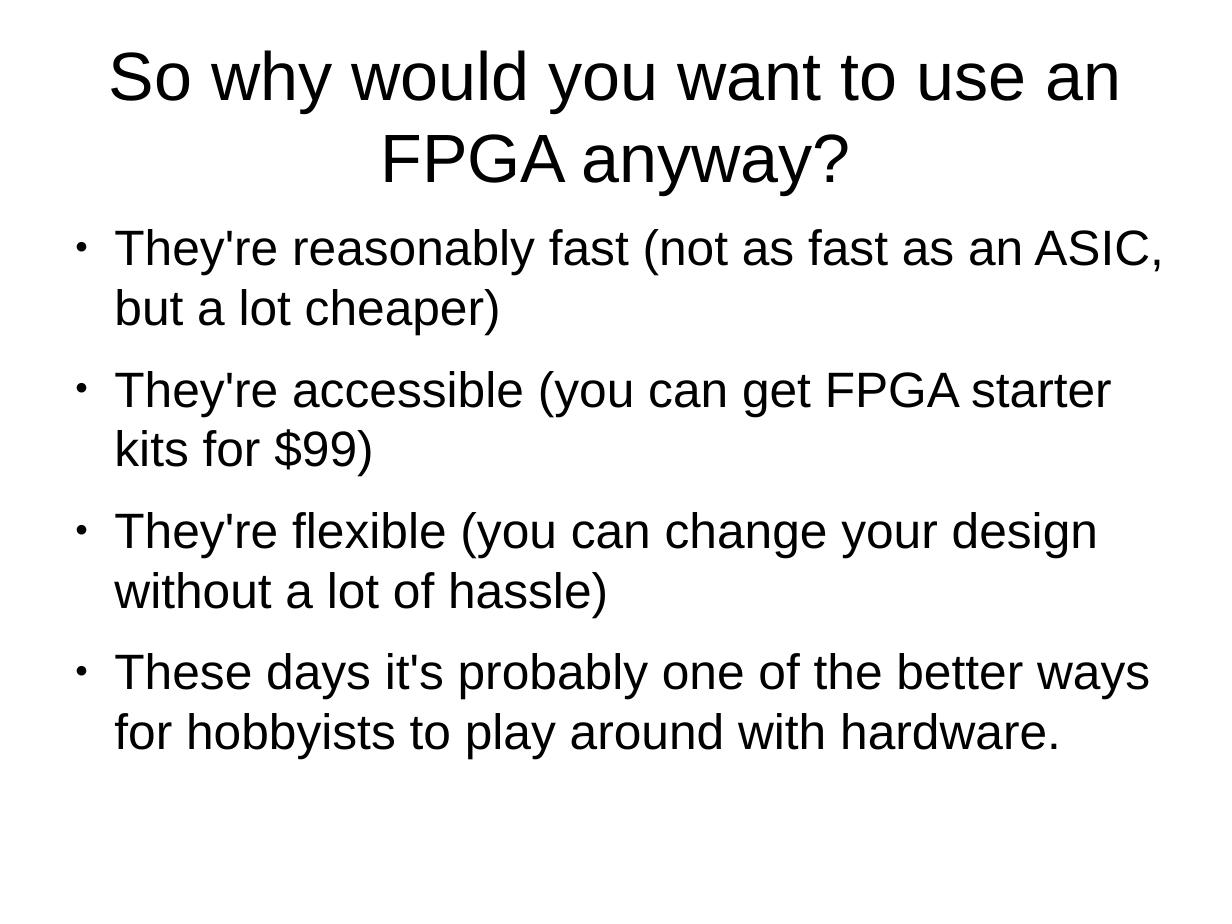
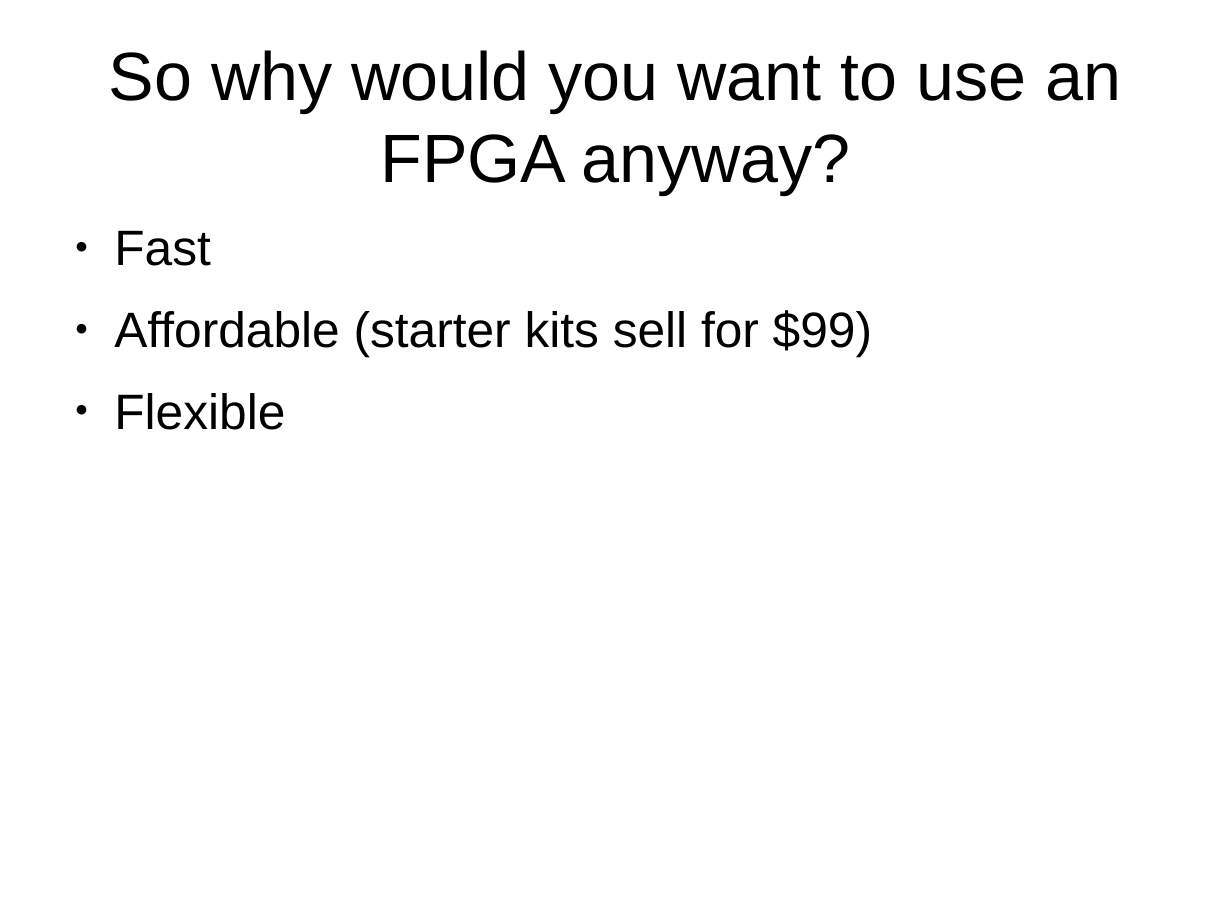
Before and after one commit to philtomson/fpga_pres, a slide deck: slide 10 of fpga_pres.odp (slide 9 before the commit). Drawn at 1232x924 pixels with LibreOffice and Linux fonts; fonts in the diff are those of the drawing. Boxes give left, top, right and bottom in pixels: in the first picture for what was removed or moved away, otherwise in the second. Text is boxed around its words. In the diff, an @@ line names an element or a change of style, - is before the commit and + after.

```diff
--- a/fpga_pres.odp
+++ b/fpga_pres.odp
@@ text at box(114, 230, 872, 430): text changed @@
-● They're reasonably fast (not as fast as an ASIC, but a lot cheaper)
-● They're accessible (you can get FPGA starter kits for $99)
-● They're flexible (you can change your design without a lot of hassle)
-● These days it's probably one of the better ways for hobbyists to play around with hardware.
+● Fast
+● Affordable (starter kits sell for $99)
+● Flexible
```
Also in this commit, not shown: 14 other slides changed, 8 slides added, 1 slide removed.
